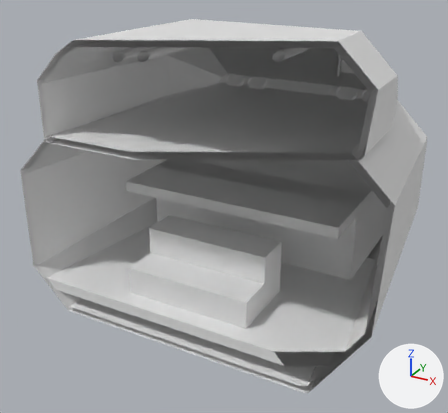
One commit to the glTF model space/src/main/resources/assets/jsspace/jsmodels/ship/small_cab_cockpit.gltf: the scene before it, then after it.
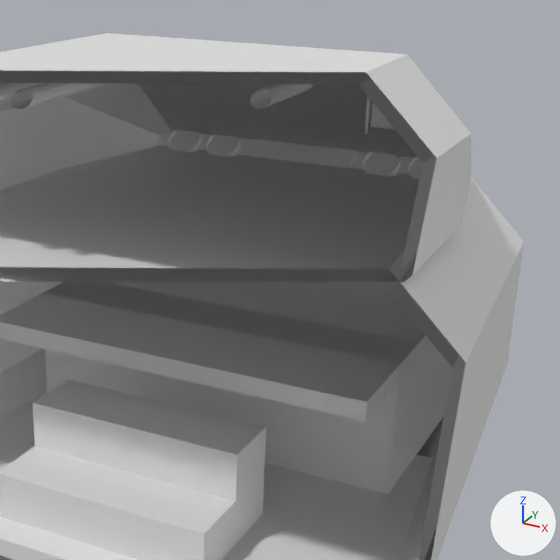
Old and new are each drawn whole from a camera (50 mm lens) standing at (2.97, -9.38, 3.9) and looking at (-0.36, -3.32, 0.87) and again close up on the part from 29% to 100% of the width and 0% to 77% of the height. Arrows for +X, +Y and +Z are at lower right; the lights stay in place. The last two pictures show the newer version. Everything nearer to the camera than a plane just in front of the edit is cut away. Where no turn or scale is listed for an object, it has been applied to the vertices. Vertices at exactly the same position are counted once.

Objects in the first close-up: 'c_-1_0_4', 'c_-1_1_3', 'c_-1_2_3', 'c_-1_2_4', 'c_0_0_3', 'c_0_0_4', 'c_0_1_3', 'c_0_2_2', 'c_0_2_3', 'c_1_0_3', 'c_1_1_3', 'c_1_2_3' and 25 more.
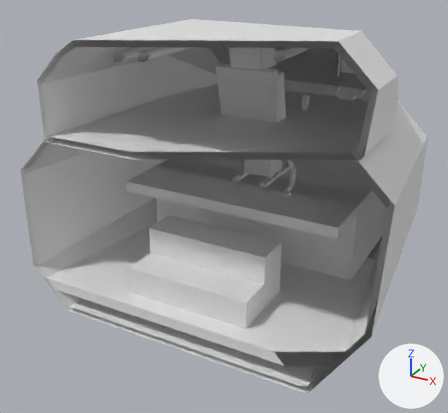
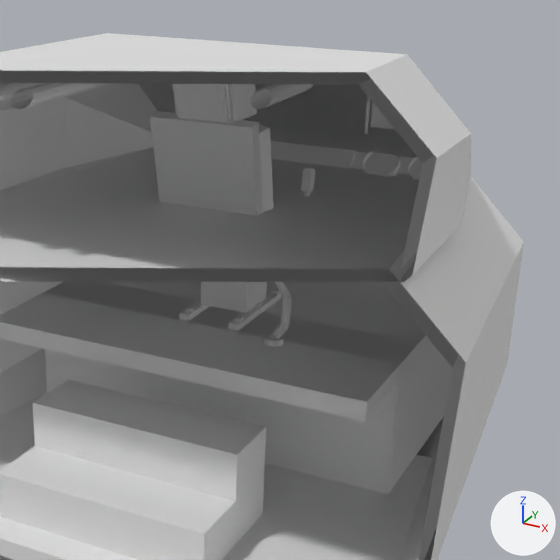
Changed parts and their boxes [x1, y1, x2, y2] in the close-ups (560 x 560 px):
'c_0_1_3', reshaped: before [163, 307, 374, 410]; after [163, 282, 374, 410]
'stick', added: after [301, 167, 315, 196]
part 1 of me_c__1_2_3, added: after [150, 84, 207, 209]
part 2 of me_c_0_1_3, added: after [223, 282, 292, 347]
part 3 of me_c_0_2_3, added: after [199, 84, 274, 216]
'c_-1_2_2', unchanged, covered by the edit: before [105, 33, 297, 195]; after [105, 33, 297, 184]
'c_-1_2_1', unchanged, covered by the edit: before [175, 121, 304, 164]; after [270, 131, 304, 164]

The edits, one by one:
me_c__1_2_3 is used by ob_c__1_2_3; location (0.0, 0.0, 0.0).
me_c__1_2_3 had 166 vertices, 166 faces and spanned x -1.0..0.0, y -4.0..-3.0, z 2.032..2.99.
me_c__1_2_3 now has 304 vertices, 338 faces and spans x -1.0..0.0, y -4.0..-3.0, z 2.032..2.99.
me_c__1_2_3 part 1: 138 vertices added at x -0.357..0.0, y -3.568..-3.177, z 2.04..2.895.
me_c_0_1_3 is used by ob_c_0_1_3; location (0.0, 0.0, 0.0).
me_c_0_1_3 had 16 vertices, 12 faces and spanned x 0.0..1.0, y -4.0..-3.0, z 1.0..1.98.
me_c_0_1_3 now has 673 vertices, 863 faces and spans x 0.0..1.0, y -4.0..-2.62, z 1.0..1.98.
me_c_0_1_3 part 2: 633 vertices added at x 0.0..0.56, y -3.52..-2.62, z 1.25..1.976.
Other edits to the shape of me_c_0_1_3 do not show in these pictures.
me_c_0_2_3 is used by ob_c_0_2_3; location (0.0, 0.0, 0.0).
me_c_0_2_3 had 89 vertices, 86 faces and spanned x 0.0..1.0, y -4.0..-3.0, z 2.032..2.99.
me_c_0_2_3 now has 227 vertices, 258 faces and spans x 0.0..1.0, y -4.0..-3.0, z 2.032..2.99.
me_c_0_2_3 part 3: 138 vertices added at x 0.0..0.357, y -3.568..-3.177, z 2.04..2.895.
Mesh me_stick is new.
It has 106 vertices, 132 faces and spans x -0.028..0.028, y -0.04..0.053, z 0.0..0.262.
Object 'stick' (ob_stick) is new; it shows me_stick.
Its location is (0.41, -2.791, 1.949).
